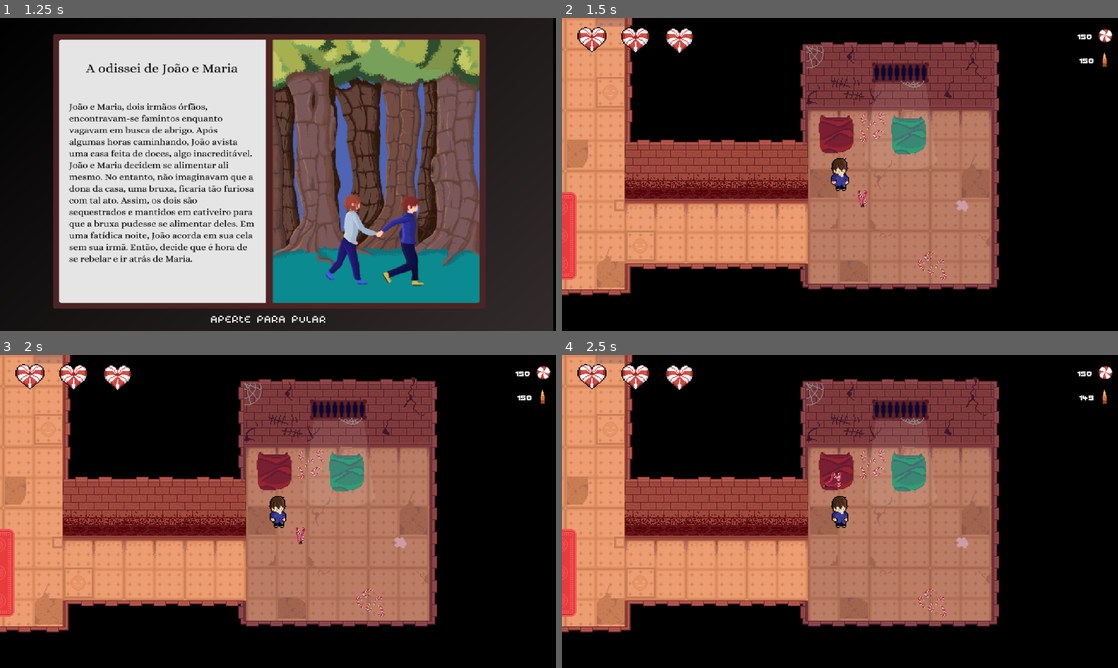
Above: before the commit, frames 1-4 (two rows, left to right).
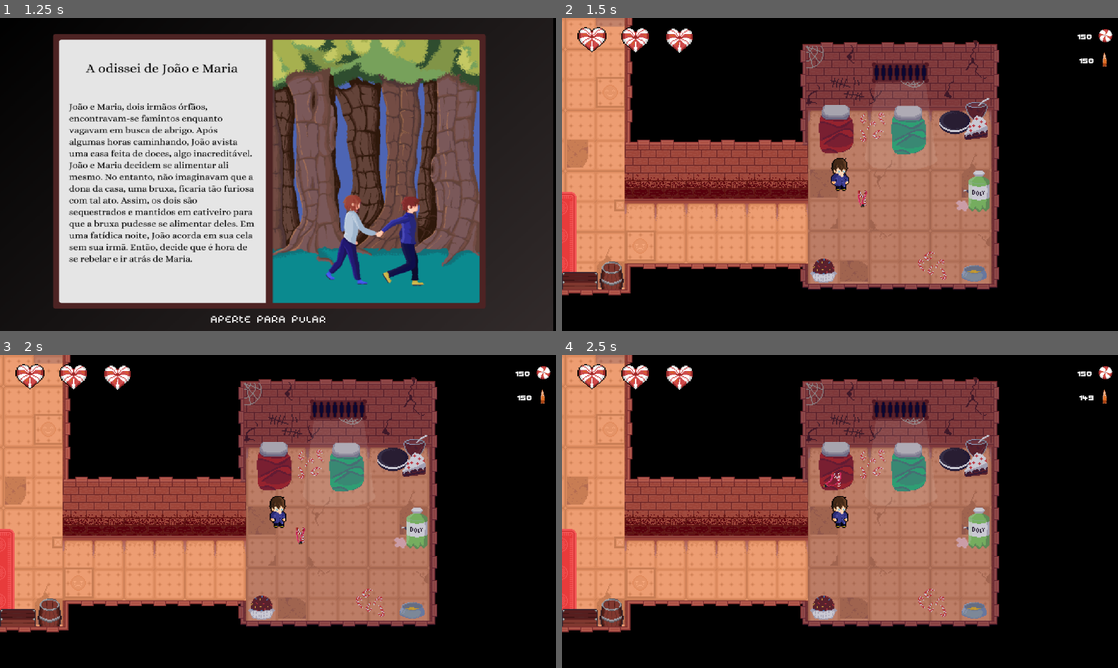
Above: after the commit, the same moments.

Repository: mtab-dev/bulletspeel
Game: Godot game, scene res://scenes/levels/main_menu.tscn
The game is run twice, just before and just after one commit, with the same random seed, the same clock (stepped at 60 frames per second) and the same inputs. Sound files missing from this copy of the repository are replaced by a short silence.
Inputs (mouse positions are in pixels of both pictures, inside the frame that each line leads up to):
- Up to frame 1 (1.25 s): click (278, 202) at 0.5 s
- Up to frame 2 (1.5 s): click (828, 318) at 1.25 s
- Up to frame 3 (2 s): no input
- Up to frame 4 (2.5 s): drag from (840, 511) to (895, 442) at 2.02 s

Frame 1 is identical in both runs. In frame 2, 2.8% of the frame differs, in the area x 0-77%, y 25-87%; in frame 3, 2.8%; in frame 4, 2.8%.

Commit message:
fix: bullets direction (finally)

Diff:
--- a/scenes/levels/level_one.tscn
+++ b/scenes/levels/level_one.tscn
@@ -4,10 +4,10 @@
 [ext_resource type="PackedScene" uid="uid://ixll8salrlv2" path="res://scenes/player/player.tscn" id="1_bvwrk"]
 [ext_resource type="Script" path="res://scripts/levels/level_one.gd" id="1_stlsi"]
 [ext_resource type="Texture2D" uid="uid://bpp13dcogdove" path="res://sprites/primeiro andar pronto/andar 1 chão.png" id="1_yfrhe"]
-[ext_resource type="Texture2D" uid="uid://boc58ttlx5c0c" path="res://sprites/primeiro andar pronto/1andar sem colisao.png" id="3_pe0el"]
-[ext_resource type="Texture2D" uid="uid://j6gte2fprari" path="res://sprites/primeiro andar pronto/1andar sombras  completo.png" id="4_fpllv"]
-[ext_resource type="Texture2D" uid="uid://bulvoi70mqyfb" path="res://sprites/primeiro andar pronto/collisionLayer.webp" id="5_y6idn"]
-[ext_resource type="PackedScene" uid="uid://djo05dbahoox8" path="res://scenes/objects/chestArea.tscn" id="7_1bxyg"]
+[ext_resource type="Texture2D" uid="uid://cu8vgabuo1gw6" path="res://sprites/primeiro andar pronto/andar 1 sem colisão.png" id="4_6ysvh"]
+[ext_resource type="Texture2D" uid="uid://c3740m0duu0uu" path="res://sprites/primeiro andar pronto/andar 1 colisão.png" id="5_luhrd"]
+[ext_resource type="Texture2D" uid="uid://fo8lr1dcihef" path="res://sprites/primeiro andar pronto/andar 1 sombras.png" id="6_gwf0a"]
+[ext_resource type="PackedScene" uid="uid://hru6rshq0crp" path="res://scenes/objects/chestArea.tscn" id="7_1bxyg"]
 [ext_resource type="PackedScene" uid="uid://bqacurjfbfx4i" path="res://scenes/ui/store.tscn" id="7_a0now"]
 [ext_resource type="Texture2D" uid="uid://cbvmmnkibdiru" path="res://sprites/tela de compra/merchant.webp" id="8_vffmp"]
 [ext_resource type="PackedScene" uid="uid://bybpcigtcc037" path="res://scenes/enemies/bengal.tscn" id="9_egtin"]
@@ -189,15 +189,15 @@
 
 [node name="noCollision" type="Sprite2D" parent="lvlDesign"]
 position = Vector2(12, -500)
-texture = ExtResource("3_pe0el")
+texture = ExtResource("4_6ysvh")
 
 [node name="decoration" type="Sprite2D" parent="lvlDesign"]
-position = Vector2(12, -497)
-texture = ExtResource("5_y6idn")
+position = Vector2(12, -498)
+texture = ExtResource("5_luhrd")
 
 [node name="shadows" type="Sprite2D" parent="lvlDesign"]
 position = Vector2(12, -497)
-texture = ExtResource("4_fpllv")
+texture = ExtResource("6_gwf0a")
 
 [node name="collision" type="StaticBody2D" parent="lvlDesign"]
 position = Vector2(394, 350)
@@ -1151,7 +1151,7 @@
 position = Vector2(-900, -511)
 
 [node name="loja" type="Area2D" parent="."]
-position = Vector2(64, -1182)
+position = Vector2(65, -1182)
 script = SubResource("GDScript_b0guc")
 
 [node name="CollisionShape2D" type="CollisionShape2D" parent="loja"]
@@ -1201,10 +1201,6 @@
 theme_override_font_sizes/font_size = 16
 text = "PRESSIONE E PARA PEGAR"
 
-[node name="player" parent="." instance=ExtResource("1_bvwrk")]
-position = Vector2(604, 367)
-speed = 250
-
 [node name="bengal" parent="." instance=ExtResource("9_egtin")]
 position = Vector2(254, 414)
 
@@ -1239,6 +1235,10 @@
 
 [node name="bigCookie" parent="." instance=ExtResource("24_h0x2e")]
 position = Vector2(747, -1295)
+
+[node name="player" parent="." instance=ExtResource("1_bvwrk")]
+position = Vector2(604, 367)
+speed = 250
 
 [connection signal="body_entered" from="loja" to="loja" method="_on_body_entered"]
 [connection signal="body_entered" from="enemyAreaExited" to="bigCookie" method="_on_enemy_area_exited_body_entered"]
--- a/scripts/levels/level_one.gd
+++ b/scripts/levels/level_one.gd
@@ -6,13 +6,11 @@
 @onready var slingAnim: AnimatedSprite2D = $slingDetect/slingTexture
 @onready var slingLabel: Label = $slingDetect/slingLabel
 
-# Called when the node enters the scene tree for the first time.
 func _ready():
 	slingAnim.play('default')
 	ambientFX.play()
 
 
-# Called every frame. 'delta' is the elapsed time since the previous frame.
 func _process(delta):
 	if Global.life <= 0:
 		Global.isDead = true
--- a/scripts/object/missile.gd
+++ b/scripts/object/missile.gd
@@ -2,24 +2,19 @@
 
 @export var speed = 200
 @export var damage = 15
-var target_position = Vector2.ZERO
 var direction = Vector2.ZERO
 
 func set_direction(start_position: Vector2, target_position: Vector2):
 	position = start_position
-	self.target_position = target_position
 	direction = (target_position - start_position).normalized()
 	rotation = direction.angle()
 
 func _physics_process(delta):
-	if position.distance_to(target_position) > speed * delta:
-		position += direction * speed * delta
-	else:
-		position = target_position
-		queue_free()
+	position += direction * speed * delta
+	#FINALMENTE FUNCIONOU ALELUUIAAAA
 
 func _on_area_entered(area: Area2D) -> void:
-	pass
+	queue_free()
 
 func _on_body_entered(body: Node2D) -> void:
 	queue_free()
--- a/scripts/object/slingshot.gd
+++ b/scripts/object/slingshot.gd
@@ -11,14 +11,14 @@
 	if Global.ammunation > 0:
 		if event is InputEventMouseButton and event.pressed:
 			if event.button_index == MOUSE_BUTTON_LEFT:
-				shoot(event.position)
+				shoot(get_global_mouse_position())
 
 func shoot(targetPosition: Vector2) -> void:
 	Global.ammunation -= 1
 	var newBullet = BULLET.instantiate()
 	newBullet.position = startShot.global_position
-	newBullet.set_direction(newBullet.position, targetPosition)  # Use a posição atual da bala como ponto inicial
-	get_tree().root.add_child(newBullet)  # Adicionar o projétil à cena principal
+	newBullet.set_direction(newBullet.position, targetPosition)
+	get_tree().root.add_child(newBullet)
 
 func _physics_process(delta: float) -> void:
 	rotate(get_angle_to(get_global_mouse_position()))
Not shown: 1 places in scenes/objects/chest.tscn that only renumber resources
